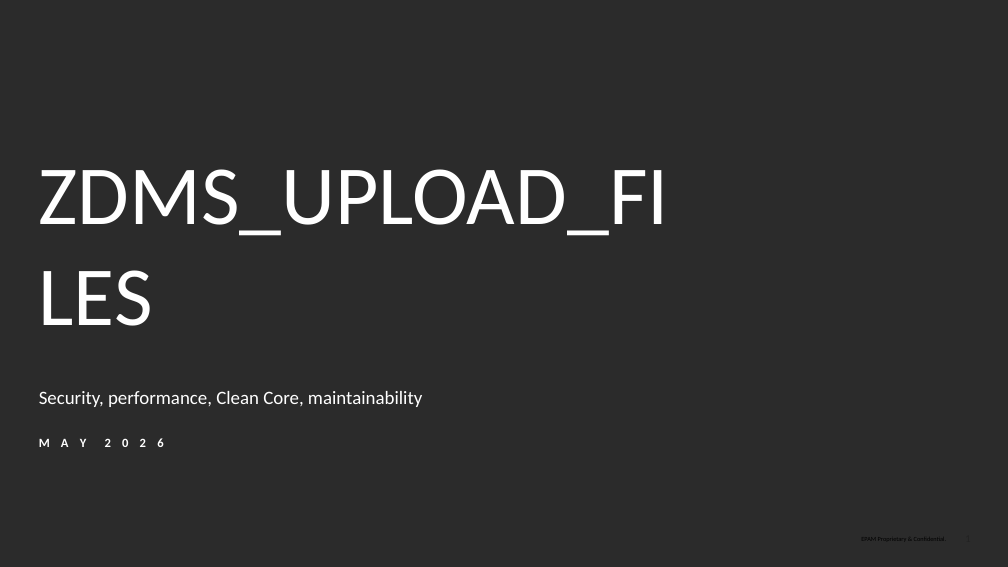
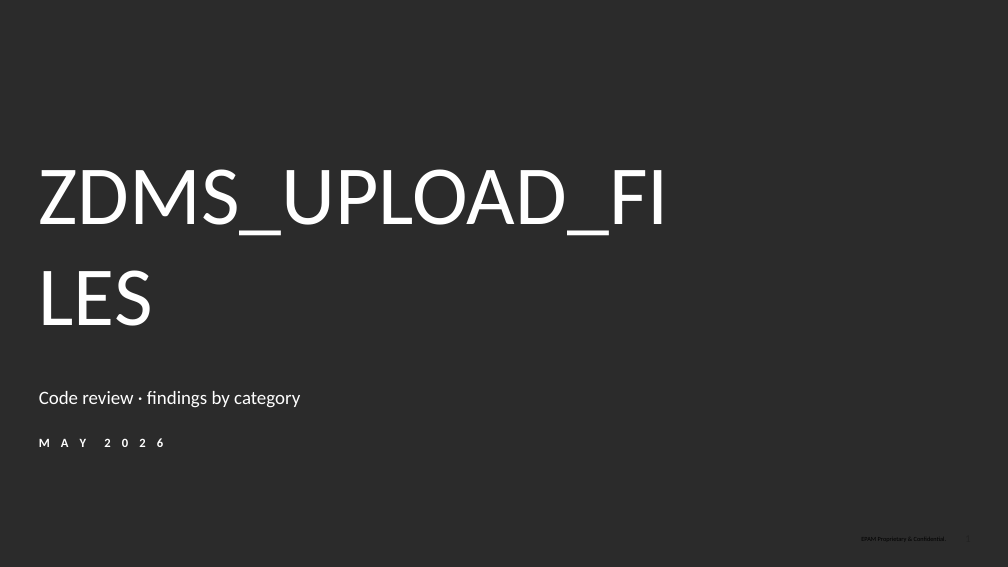
Before and after one commit to fr0ster/cloud-llm-hub, a slide deck: slide 1 of docs/tutorials/code-review/examples/ZDMS_UPLOAD_FILES/report.simple-deck.pptx. Drawn at 1008x567 pixels with LibreOffice and Linux fonts; fonts in the diff are those of the drawing; background and template pictures are left out; a plain dark background stands for a picture behind light text. Boxes give left, top, right and bottom in pixels: in the first picture for what was removed or moved away, otherwise in the second. Text is boxed around its words. In the diff, an @@ line names an element or a change of style, - is before the commit and + after.

```diff
--- a/docs/tutorials/code-review/examples/ZDMS_UPLOAD_FILES/report.simple-deck.pptx
+++ b/docs/tutorials/code-review/examples/ZDMS_UPLOAD_FILES/report.simple-deck.pptx
@@ text at bbox=[39, 391, 300, 408]: text changed @@
-Security, performance, Clean Core, maintainability
+Code review · findings by category
```
Also in this commit, not shown: 1 other slide changed, 6 slides added, 32 slides removed, 8 other files.
